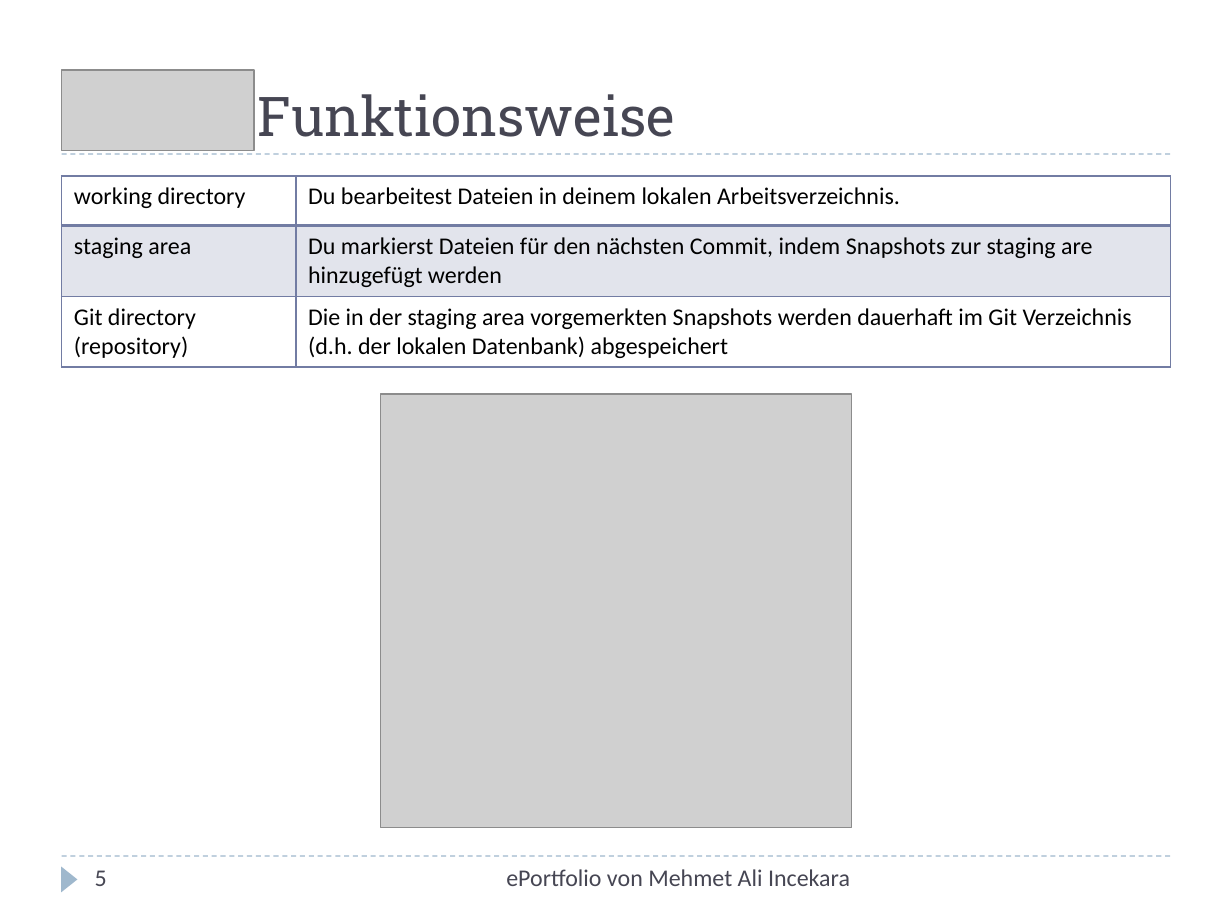
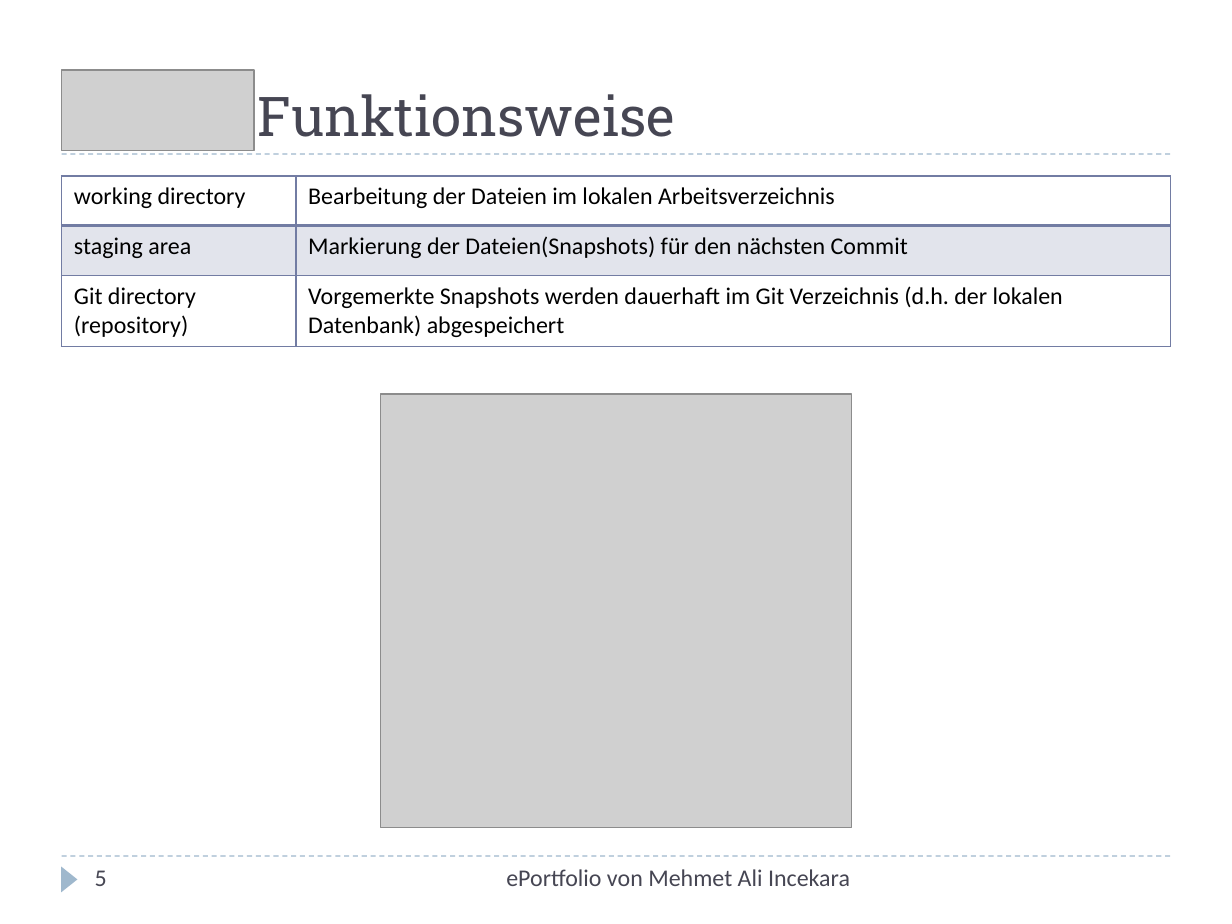
Before and after one commit to xnappy/ePortfolio, a slide deck: slide 5 of Git-und-GitHub.pptx. Drawn at 1232x924 pixels with LibreOffice and Linux fonts; fonts in the diff are those of the drawing; grey boxes stand for pictures. Boxes give left, top, right and bottom in pixels: in the first picture for what was removed or moved away, otherwise in the second. Text is boxed around its words. In the diff, an @@ line names an element or a change of style, - is before the commit and + after.

Commit message:
Update 1.5

```diff
--- a/Git-und-GitHub.pptx
+++ b/Git-und-GitHub.pptx
@@ table at (62,176,1170,346) @@
-row 1, column 2: Du bearbeitest Dateien in deinem lokalen Arbeitsverzeichnis.
+row 1, column 2: Bearbeitung der Dateien im lokalen Arbeitsverzeichnis
-row 2, column 2: Du markierst Dateien für den nächsten Commit, indem Snapshots zur staging are hinzugefügt werden
+row 2, column 2: Markierung der Dateien(Snapshots) für den nächsten Commit
-row 3, column 2: Die in der staging area vorgemerkten Snapshots werden dauerhaft im Git Verzeichnis (d.h. der lokalen Datenbank) abgespeichert
+row 3, column 2: Vorgemerkte Snapshots werden dauerhaft im Git Verzeichnis (d.h. der lokalen Datenbank) abgespeichert
```
Also in this commit, not shown: 6 other slides changed.
